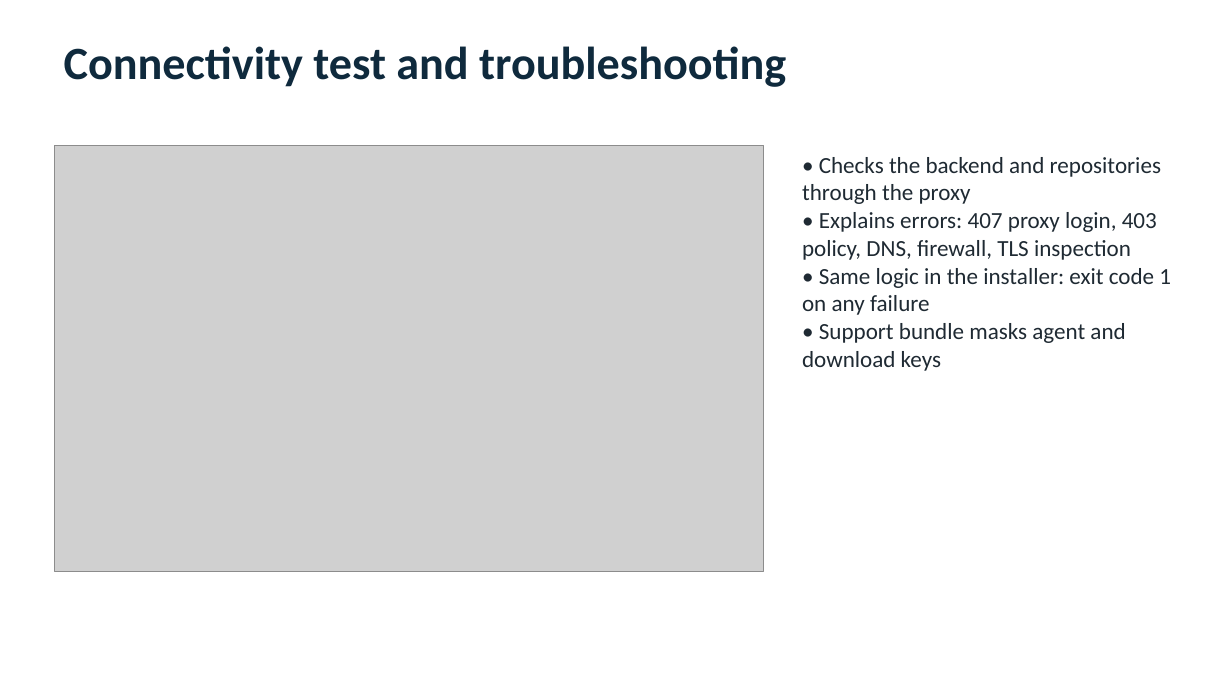
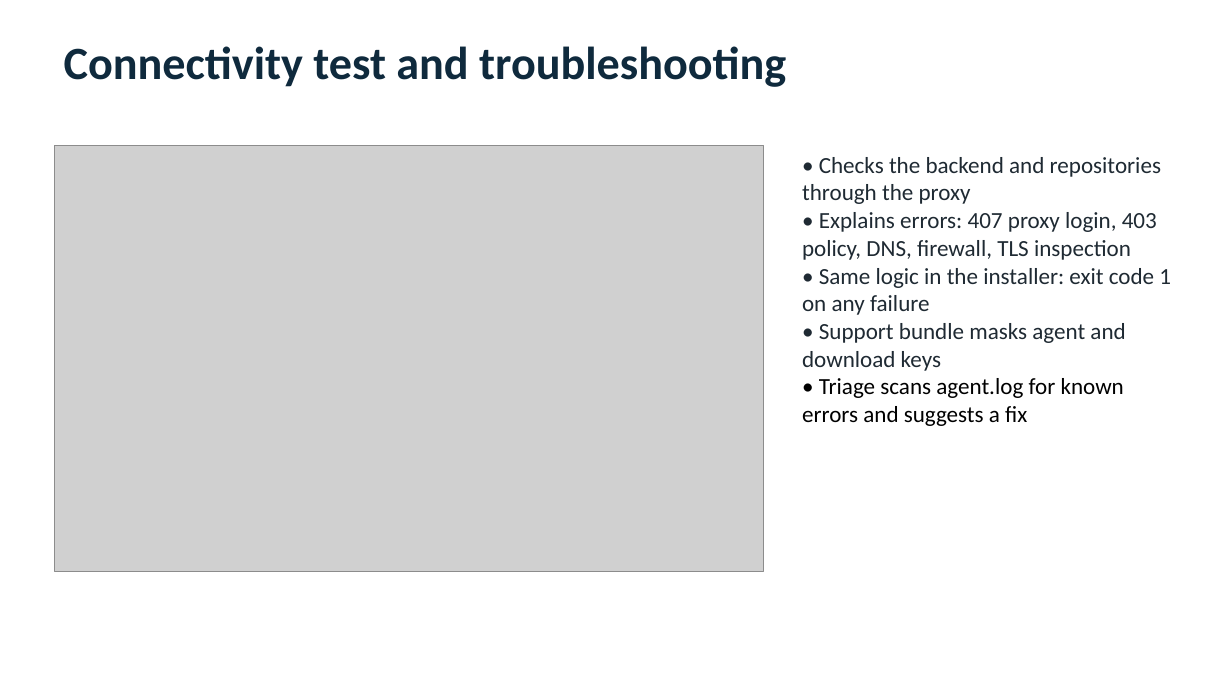
Before and after one commit to miodragmikrut1980/instana-agent-script, a slide deck: slide 9 of presentation/Instana-Agent-Installer.pptx. Drawn at 1232x693 pixels with LibreOffice and Linux fonts; fonts in the diff are those of the drawing; grey boxes stand for pictures. Boxes give left, top, right and bottom in pixels: in the first picture for what was removed or moved away, otherwise in the second. Text is boxed around its words. In the diff, an @@ line names an element or a change of style, - is before the commit and + after.

Commit message:
triage: detect 403 outside 300-line window; slide 9 triage bullet; HANDOFF

```diff
--- a/presentation/Instana-Agent-Installer.pptx
+++ b/presentation/Instana-Agent-Installer.pptx
@@ text at <box>802,378,1124,426</box>: paragraph added @@
+• Triage scans agent.log for known errors and suggests a fix
```
Also in this commit, not shown: 3 other files.
